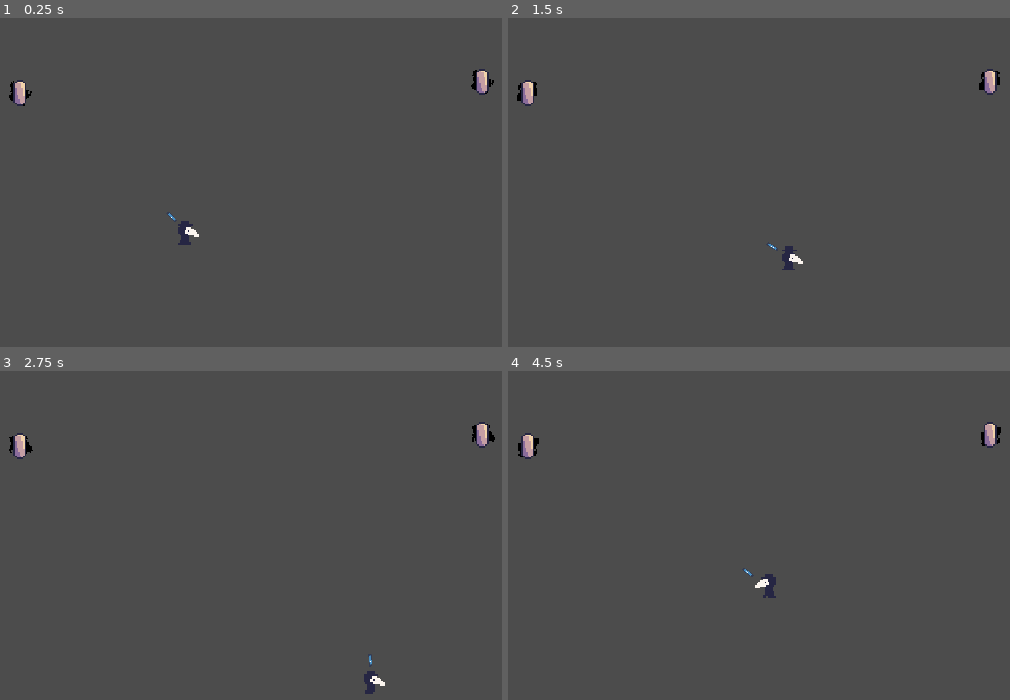
Above: before the commit, frames 1-4 (two rows, left to right).
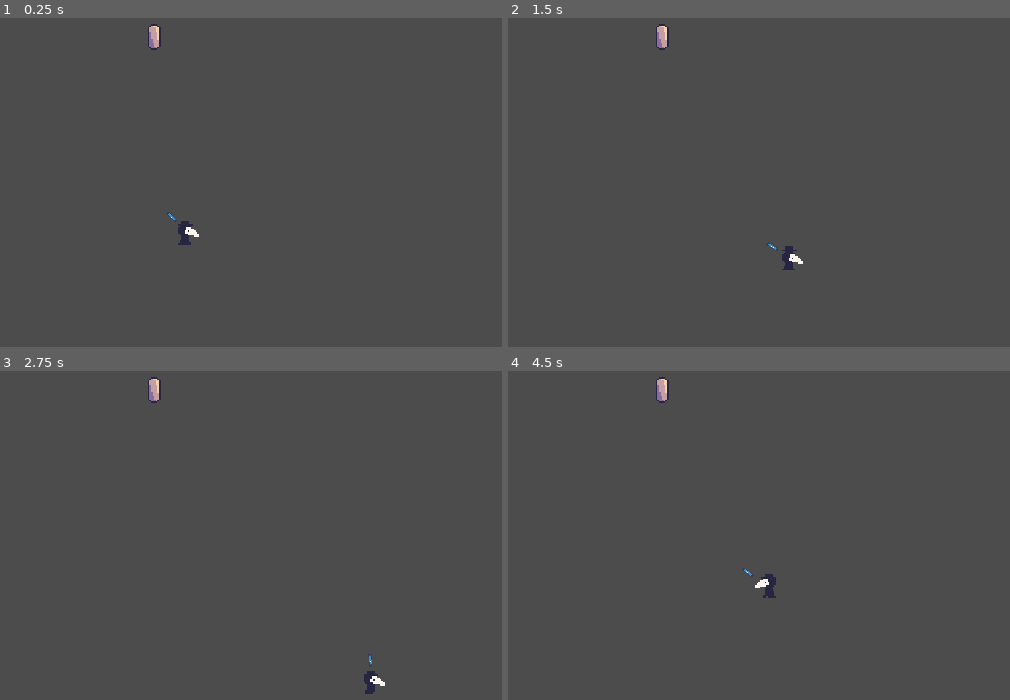
Above: after the commit, the same moments.

Repository: AJ08Coder/LudumDare52
Game: Godot game, scene res://Enviroment/World.tscn
The game is run twice, just before and just after one commit, with the same random seed, the same clock (stepped at 60 frames per second) and the same inputs. The engine's default icon, where the game draws it, is replaced by a stand-in: a white triangle on a blue panel in a dark square.
Inputs (mouse positions are in pixels of both pictures, inside the frame that each line leads up to):
- Up to frame 1 (0.25 s): no input
- Up to frame 2 (1.5 s): tap Enter (ui_accept) at 0.5, 0.77 s; move the mouse to (954, 106) at 0.52 s; hold D (move_right) 0.53-1.28 s; move the mouse to (618, 152) at 1.27 s; hold S (move_down) from 1.28 s (still down)
- Up to frame 3 (2.75 s): tap Enter (ui_accept) at 1.52 s; move the mouse to (351, 384) at 2.02 s; release S (move_down) at 2.03 s; hold D (move_right) from 2.03 s (still down)
- Up to frame 4 (4.5 s): move the mouse to (738, 571) at 2.77 s; release D (move_right) at 2.78 s; hold W (move_up) 2.78-3.53 s; tap Enter (ui_accept) at 3.02, 3.77 s; move the mouse to (outside the picture) at 3.52 s; hold A (move_left) from 3.53 s (still down); move the mouse to (538, 417) at 4.27 s

The runs differ from the first frame. In frame 1, 0.7% of the frame differs, in the area x 1-99%, y 1-27%; in frame 2, 0.7%; in frame 3, 0.7%; in frame 4, 0.7%.
Error after the commit: Invalid get index 'global_position' (on base: 'Nil'). (res://Characters/Enemy/Enemy.gd:99)

Commit message:
Added Enemy AI

Diff:
--- a/Characters/Enemy/Enemy.gd
+++ b/Characters/Enemy/Enemy.gd
@@ -1,47 +1,142 @@
+
 extends KinematicBody2D
 
-var speed = 50
+var SPEED = 30
+var velocity = Vector2.ZERO
+var health = 3
 
-var velocity = Vector2()
 
-onready var player = owner.get_node("Player")
+onready var anim = $AnimationPlayer
+onready var switch_pos_timer = $SwitchPosTimer
+onready var sprite = $Sprite
+onready var attack_timer = $StartAttractTimer
+onready var stunned_timer = $StunnedTimer
+onready var rays = $rays
 
-var proximity = []
+
+var player
+var avoid_force = 5
+var target
+var randomno
+onready var rng = RandomNumberGenerator.new()
+
 
 enum {
-	IDLE,
+	SURROUND,
+	FOLLOW,
 	ATTACK,
-	FIGHT,
-	CURING
+	STUNNED,
+	HURT,
+	DIE
 }
 
-var state = IDLE
+var state = SURROUND
+
+func _ready():
+	print(rays)
+	rng.randomize()
+	randomno = rng.randf()
+	target = get_circle_position(randomno)
+	anim.play("idle")
+	switch_pos_timer.wait_time = rng.randf_range(2.4,5)
 
 func _physics_process(delta):
 	match state:
-		IDLE:
-			velocity = Vector2()
 
+		SURROUND:
+			move(get_circle_position(randomno), delta)
+			anim.play("Moving")
+		FOLLOW:
+			move(player.global_position, delta)
+			anim.play("Moving")
+			pass
+			#state = SURROUND
 		ATTACK:
+			var hit_anims = ["Slash"]
+			var rand_anim  = choose(hit_anims)
 			move(player.global_position, delta)
 
-		FIGHT:
-			pass
-		CURING:
-		#	velocity = global_position.direction_to(player.global_position)
-		#	move_and_slide(velocity * 40)
-			print("Fdsf")
+			anim.play(rand_anim)
+		DIE:
+
+			queue_free()
+		STUNNED:
+			velocity = Vector2.ZERO # Stops movement
+			if stunned_timer.time_left == stunned_timer.wait_time: # Freezes for wait_time
+				stunned_timer.start()
+		HURT:
+			# DIE
+			if health <= 0:
+				queue_free()
+			# GET HIT
+			anim.play("Hit")
+			health -= 1
+			state = STUNNED
+
 
 
 
 func move(target, delta):
 	var direction = (target - global_position).normalized()
-	var desired_velocity =  direction * speed
+	#move_and_slide(direction * SPEED) #no steering
+	var desired_velocity =  direction * SPEED
 	var steering = (desired_velocity - velocity) * delta * 2.5
+	steering += avoid_obstacle_steering()
 	velocity += steering
 	velocity = move_and_slide(velocity)
 
-func _on_Attract_body_entered(body):
-	if body.is_in_group("Player"):
-		if state != CURING:
-			state = ATTACK
+
+	$MeeleHitBox.look_at(player.global_position)
+	if player.global_position.x > global_position.x:
+		sprite.scale.x = 1
+		#$MeeleHitBox.scale.y = 1
+		#$MeeleHurtBox.scale.y = 1
+	elif player.global_position.x < global_position.x:
+		sprite.scale.x = -1
+		#$MeeleHitBox.scale.y = -1
+		#$MeeleHurtBox.scale.y = -1
+func get_circle_position(random):
+	var kill_circle_centre = player.global_position
+	var radius = 40 #Distance from center to circumference of circle
+	var angle = random * PI * 2;
+	var x = kill_circle_centre.x + cos(angle) * radius;
+	var y = kill_circle_centre.y + sin(angle) * radius;
+
+	return Vector2(x, y)
+
+
+
+func take_damage():
+	state = HURT
+
+
+func choose(array):
+	array.shuffle()
+	return array.front()
+
+
+func _on_Switch_Position_Timer():
+	rng.randomize()
+	randomno = rng.randf()
+	switch_pos_timer.wait_time = rng.randf_range(2,4)
+	#pass
+
+func _on_AttackTimer_timeout():
+	state = ATTACK
+
+
+
+func avoid_obstacle_steering():
+	rays.rotation = velocity.angle()
+
+	for ray in rays.get_children():
+		ray.cast_to.x = velocity.length()
+		if ray.is_colliding():
+			if ray.get_collider().is_in_group("Enemy"):
+				var obstacle = ray.get_collider()
+				return (global_position + velocity - obstacle.global_position).normalized() * avoid_force
+
+	return Vector2.ZERO
+
+func _on_StunnedTimer_timeout():
+	state = ATTACK
--- a/Characters/Enemy/Enemy.tscn
+++ b/Characters/Enemy/Enemy.tscn
@@ -2,13 +2,15 @@
 
 [ext_resource path="res://Art/PLACEHOLDERPLAYER.png" type="Texture" id=1]
 [ext_resource path="res://Characters/Enemy/Enemy.gd" type="Script" id=2]
-[ext_resource path="res://Characters/Enemy/Plague.tscn" type="PackedScene" id=3]
 
 [sub_resource type="RectangleShape2D" id=1]
 extents = Vector2( 3, 7 )
 
 [sub_resource type="CircleShape2D" id=2]
-radius = 53.0377
+radius = 50.0
+
+[sub_resource type="CircleShape2D" id=3]
+radius = 16.0
 
 [node name="Enemy" type="KinematicBody2D" groups=["Enemy"]]
 collision_layer = 4
@@ -25,12 +27,19 @@
 [node name="CollisionShape2D" type="CollisionShape2D" parent="Attract"]
 shape = SubResource( 2 )
 
+[node name="AnimationPlayer" type="AnimationPlayer" parent="."]
+
+[node name="Attack" type="Area2D" parent="."]
+
+[node name="CollisionShape2D" type="CollisionShape2D" parent="Attack"]
+shape = SubResource( 3 )
+
 [node name="StartAttractTimer" type="Timer" parent="."]
+wait_time = 2.0
 one_shot = true
 
-[node name="AnimationPlayer" type="AnimationPlayer" parent="."]
+[node name="StunnedTimer" type="Timer" parent="."]
 
-[node name="Plague" parent="." instance=ExtResource( 3 )]
-z_index = -1
-
-[connection signal="body_entered" from="Attract" to="." method="_on_Attract_body_entered"]
+[node name="SwitchPosTimer" type="Timer" parent="."]
+wait_time = 2.0
+autostart = true
--- a/Characters/Player/Player.gd
+++ b/Characters/Player/Player.gd
@@ -33,3 +33,27 @@
 		laser_fire(true)
 	else:
 		laser_fire(false)
+
+#Enemy AI
+
+func _on_Attract_body_entered(body):
+	#Enemy In range
+	if body.is_in_group("Enemy"):
+		body.state = body.FOLLOW # follow player
+
+
+func _on_Attract_body_exited(body):
+	#Enemy not in range
+	if body.is_in_group("Enemy"):
+		body.state = body.SURROUND # surround player
+
+
+func _on_Attack_body_entered(body):
+	#Enemy in range to attack with weapon
+	if body.is_in_group("Enemy"):
+		body.state = body.ATTACK # attack player
+
+func _on_Attack_body_exited(body):
+	#Enemy not in range to attack with weapon
+	if body.is_in_group("Enemy"):
+		body.state = body.SURROUND # surround player
--- a/Characters/Player/Player.tscn
+++ b/Characters/Player/Player.tscn
@@ -43,6 +43,12 @@
 [sub_resource type="RectangleShape2D" id=4]
 extents = Vector2( 4, 1 )
 
+[sub_resource type="CircleShape2D" id=5]
+radius = 50.0
+
+[sub_resource type="CircleShape2D" id=6]
+radius = 14.0357
+
 [node name="Player" type="KinematicBody2D"]
 collision_mask = 4
 script = ExtResource( 2 )
@@ -74,3 +80,18 @@
 position = Vector2( 13, 0 )
 scale = Vector2( 0.125, 0.03125 )
 texture = ExtResource( 3 )
+
+[node name="Attract" type="Area2D" parent="."]
+
+[node name="CollisionShape2D" type="CollisionShape2D" parent="Attract"]
+shape = SubResource( 5 )
+
+[node name="Attack" type="Area2D" parent="."]
+
+[node name="CollisionShape2D" type="CollisionShape2D" parent="Attack"]
+shape = SubResource( 6 )
+
+[connection signal="body_entered" from="Attract" to="." method="_on_Attract_body_entered"]
+[connection signal="body_exited" from="Attract" to="." method="_on_Attract_body_exited"]
+[connection signal="body_entered" from="Attack" to="." method="_on_Attack_body_entered"]
+[connection signal="body_exited" from="Attack" to="." method="_on_Attack_body_exited"]
--- a/Enviroment/World.gd
+++ b/Enviroment/World.gd
@@ -4,6 +4,6 @@
 
 var enemy = preload("res://Characters/Enemy/Enemy.tscn")
 
-
-
+var wave = [3,10,20,0]
+			# amount of enemies, last is win
 onready var player = get_node("Player")
--- a/Enviroment/World.tscn
+++ b/Enviroment/World.tscn
@@ -9,6 +9,11 @@
 
 [sub_resource type="RectangleShape2D" id=2]
 extents = Vector2( 22.75, 184.75 )
+
+[sub_resource type="Curve2D" id=3]
+_data = {
+"points": PoolVector2Array(  )
+}
 
 [node name="World" type="Node2D"]
 script = ExtResource( 2 )
@@ -37,8 +42,14 @@
 
 [node name="Enemies" type="Node2D" parent="."]
 
-[node name="Enemy" parent="Enemies" instance=ExtResource( 3 )]
-position = Vector2( 382, 110 )
+[node name="Enemy2" parent="Enemies" instance=ExtResource( 3 )]
+position = Vector2( 177, 82 )
 
-[node name="Enemy2" parent="Enemies" instance=ExtResource( 3 )]
-position = Vector2( 93, 117 )
+[node name="GameLoop" type="Node2D" parent="."]
+
+[node name="Path2D" type="Path2D" parent="GameLoop"]
+curve = SubResource( 3 )
+
+[node name="PathFollow2D" type="PathFollow2D" parent="GameLoop/Path2D"]
+
+[node name="Position2D" type="Position2D" parent="GameLoop/Path2D/PathFollow2D"]
Not shown: 1 places in Characters/Player/Player.tscn that only renumber resources
Not shown: 1 places in Enviroment/World.tscn that only renumber resources
